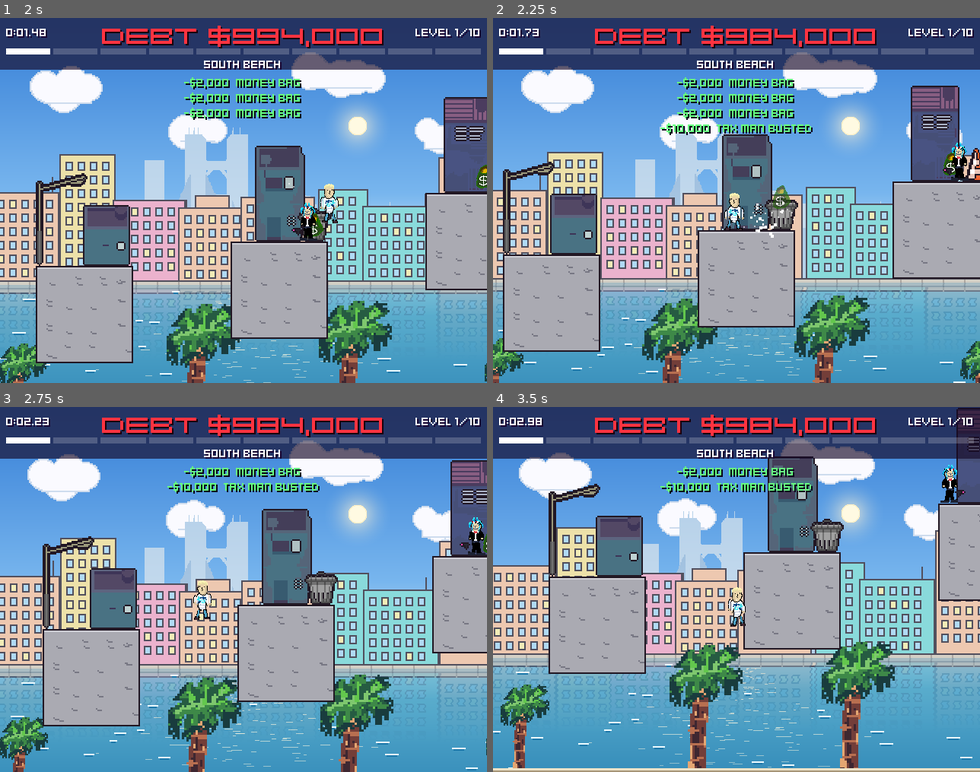
Above: before the commit, frames 1-4 (two rows, left to right).
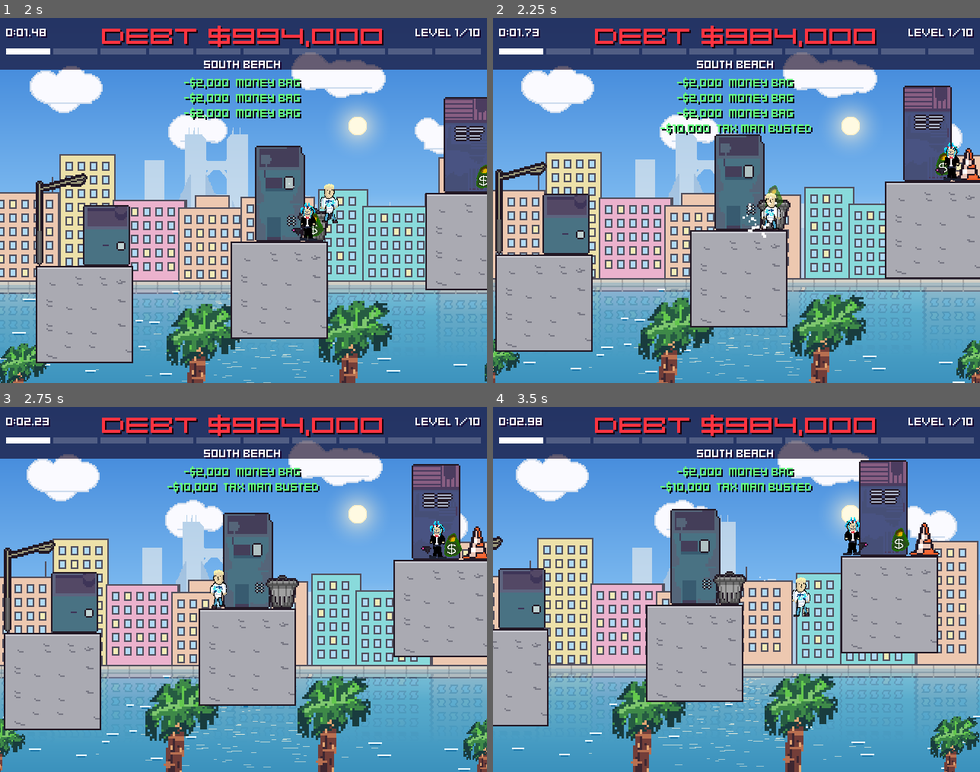
Above: after the commit, the same moments.

Repository: ybro2011/BounceBack-from-rags2riches
Game: Godot game, scene res://scenes/start_screen.tscn
Two runs of this game, one before a commit and one after it. Both use one fixed random seed, a clock stepped at 60 frames per second and the inputs below.
Inputs:
- Up to frame 1 (2 s): tap Enter (ui_accept) at 0.5, 1.35 s; hold Enter (ui_accept) 0.53-1.28 s; hold Right (move_right) from 0.53 s (still down); tap Q (dash) at 0.6, 1.55 s; tap Up (jump) at 0.77, 1.52 s
- Up to frame 2 (2.25 s): release Right (move_right) at 2.03 s; hold Left (move_left) from 2.03 s (still down); hold Enter (ui_accept) from 2.03 s (still down); tap Q (dash) at 2.1 s
- Up to frame 3 (2.75 s): keep holding Left (move_left); keep holding Enter (ui_accept)
- Up to frame 4 (3.5 s): release Left (move_left) at 2.78 s; release Enter (ui_accept) at 2.78 s; hold Right (move_right) from 2.78 s (still down); tap Enter (ui_accept) at 2.85 s; tap Up (jump) at 3.02 s; tap Q (dash) at 3.05 s

Frame 1 is identical in both runs. In frame 2, 16% of the frame differs, in the area x 0-100%, y 18-100%; in frame 3, 38%; in frame 4, 56%, in the area x 0-100%, y 0-100%.

Commit message:
level cleared screen, dash cooldown

Diff:
--- /dev/null
+++ b/scenes/level_clear.tscn
@@ -0,0 +1,95 @@
+[gd_scene format=3]
+
+[ext_resource type="Script" path="res://scripts/level_clear.gd" id="1_screen"]
+[ext_resource type="PackedScene" path="res://scenes/background.tscn" id="2_bg"]
+[ext_resource type="Texture2D" path="res://assets/images/user/money_bag.png" id="3_bag"]
+[ext_resource type="FontFile" path="res://assets/fonts/kenpixel_mini_square.ttf" id="f_small"]
+[ext_resource type="FontFile" path="res://assets/fonts/kenpixel_future_square.ttf" id="f_big"]
+
+[ext_resource type="Texture2D" path="res://assets/images/user/characters/blonde_run_0.png" id="a0"]
+[ext_resource type="Texture2D" path="res://assets/images/user/characters/blonde_run_1.png" id="a1"]
+[ext_resource type="Texture2D" path="res://assets/images/user/characters/blonde_run_2.png" id="a2"]
+[ext_resource type="Texture2D" path="res://assets/images/user/characters/blonde_run_3.png" id="a3"]
+[ext_resource type="Texture2D" path="res://assets/images/user/characters/blonde_run_4.png" id="a4"]
+[ext_resource type="Texture2D" path="res://assets/images/user/characters/blonde_run_5.png" id="a5"]
+
+[sub_resource type="SpriteFrames" id="SpriteFrames_screen"]
+animations = [{
+"frames": [{"duration": 1.0, "texture": ExtResource("a0")}, {"duration": 1.0, "texture": ExtResource("a1")}, {"duration": 1.0, "texture": ExtResource("a2")}, {"duration": 1.0, "texture": ExtResource("a3")}, {"duration": 1.0, "texture": ExtResource("a4")}, {"duration": 1.0, "texture": ExtResource("a5")}],
+"loop": true,
+"name": &"default",
+"speed": 6.0
+}]
+
+[sub_resource type="LabelSettings" id="LabelSettings_small"]
+font = ExtResource("f_small")
+font_size = 8
+shadow_size = 0
+shadow_color = Color(0.1, 0.03, 0.2, 1)
+shadow_offset = Vector2(1, 1)
+
+[sub_resource type="LabelSettings" id="LabelSettings_big"]
+font = ExtResource("f_big")
+font_size = 16
+shadow_size = 0
+shadow_color = Color(0.1, 0.03, 0.2, 1)
+shadow_offset = Vector2(1, 1)
+
+[sub_resource type="LabelSettings" id="LabelSettings_title"]
+font = ExtResource("f_big")
+font_size = 16
+font_color = Color(1, 0.3, 0.7, 1)
+shadow_size = 0
+shadow_color = Color(0.25, 0.9, 1, 1)
+shadow_offset = Vector2(1, 1)
+
+[node name="LevelClear" type="Control"]
+layout_mode = 3
+anchors_preset = 0
+offset_right = 320.0
+offset_bottom = 240.0
+scale = Vector2(2, 2)
+script = ExtResource("1_screen")
+
+[node name="Background" parent="." instance=ExtResource("2_bg")]
+
+[node name="ColorRect" type="ColorRect" parent="."]
+layout_mode = 0
+offset_right = 320.0
+offset_bottom = 240.0
+color = Color(0.08, 0.03, 0.15, 0.7)
+
+[node name="Title" type="Label" parent="."]
+layout_mode = 0
+offset_top = 60.0
+offset_right = 320.0
+offset_bottom = 70.0
+text = "LEVEL CLEARED!"
+label_settings = SubResource("LabelSettings_title")
+horizontal_alignment = 1
+
+[node name="Text" type="Label" parent="."]
+layout_mode = 0
+offset_top = 88.0
+offset_right = 320.0
+offset_bottom = 230.0
+text = "FROM RAGS TO RICHES.
+
+TIME: 0:00.00
+
+PRESS ENTER TO PLAY AGAIN"
+label_settings = SubResource("LabelSettings_small")
+horizontal_alignment = 1
+
+[node name="MoneyBag" type="TextureRect" parent="."]
+layout_mode = 0
+offset_left = 144.0
+offset_top = 22.0
+offset_right = 176.0
+offset_bottom = 54.0
+texture = ExtResource("3_bag")
+
+[node name="Guy" type="AnimatedSprite2D" parent="."]
+position = Vector2(60, 170)
+sprite_frames = SubResource("SpriteFrames_screen")
+autoplay = "default"
--- a/scripts/game_state.gd
+++ b/scripts/game_state.gd
@@ -10,6 +10,8 @@
 var debt = START_DEBT
 var level = 1
 var taken = []
+var level_busts = 0
+var level_bags = 0
 var dying = false
 var messages = []
 var time = 0.0
@@ -32,6 +34,8 @@
 	timer_running = true
 	Engine.time_scale = 1.0
 	level = 1
+	level_busts = 0
+	level_bags = 0
 	get_tree().change_scene_to_file(level_path())
 
 func level_path():
@@ -45,10 +49,12 @@
 
 func collect(bag_name):
 	taken.append(bag_name)
+	level_bags += 1
 	change_debt(-BAG_REWARD, "MONEY BAG")
 
 func bust(tax_collector_name):
 	taken.append(tax_collector_name)
+	level_busts += 1
 	change_debt(-BUST_REWARD, "TAX MAN BUSTED")
 
 func level_cleared():
@@ -60,8 +66,15 @@
 		return
 	change_debt(-CLEAR_REWARD, "LEVEL CLEARED")
 	if debt > 0:
-		level += 1
-		get_tree().call_deferred("change_scene_to_file", level_path())
+		timer_running = false
+		get_tree().call_deferred("change_scene_to_file", "res://scenes/level_clear.tscn")
+
+func next_level():
+	level += 1
+	timer_running = true
+	level_busts = 0
+	level_bags = 0
+	get_tree().change_scene_to_file(level_path())
 
 func kill_player(player, reason):
 	if dying:
--- /dev/null
+++ b/scripts/level_clear.gd
@@ -0,0 +1,9 @@
+extends Control
+
+func _ready():
+	$Title.text = "LEVEL " + str(GameState.level) + " CLEARED!"
+	$Text.text = GameState.LEVEL_NAMES[GameState.level - 1] + "\n\nTAX MEN BUSTED: " + str(GameState.level_busts) + "\nMONEY BAGS: " + str(GameState.level_bags) + "\nDEBT LEFT: " + GameState.money(GameState.debt) + "\nTIME: " + GameState.time_text() + "\n\nNEXT UP: " + GameState.LEVEL_NAMES[GameState.level] + "\nPRESS ENTER"
+
+func _unhandled_input(event):
+	if event.is_action_pressed("ui_accept"):
+		GameState.next_level()
--- a/scripts/player.gd
+++ b/scripts/player.gd
@@ -6,6 +6,7 @@
 const WALL_SLIDE_SPEED = 20.0
 const WALL_JUMP_PUSH = 120.0
 const DASH_SPEED = 300.0
+const DASH_COOLDOWN = 0.6
 const SLAM_RANGE = 48
 const SLAM_HEIGHT = 24
 
@@ -17,6 +18,8 @@
 var wall_jump_lock = 0.0
 var dash_time = 0.0
 var dash_direction = 1
+var dash_cooldown = 0.0
+var can_air_dash = true
 var jumped = false
 var land_time = 0.0
 var double_jump_time = 0.0
@@ -83,7 +86,11 @@
 	elif direction < 0:
 		animated_sprite.flip_h = true
 
-	if Input.is_action_just_pressed("dash") and dash_time <= 0:
+	dash_cooldown -= delta
+	if Input.is_action_just_pressed("dash") and dash_time <= 0 and dash_cooldown <= 0 and (is_on_floor() or can_air_dash):
+		if not is_on_floor():
+			can_air_dash = false
+		dash_cooldown = DASH_COOLDOWN
 		dash_direction = -1 if animated_sprite.flip_h else 1
 		dash_time = 0.15
 		dash_sound.play()
@@ -136,6 +143,7 @@
 
 	if is_on_floor():
 		jump_count = 0
+		can_air_dash = true
 		if was_in_air:
 			land_time = 0.12
 			if jumped:
Not shown, added: scripts/level_clear.gd.uid
